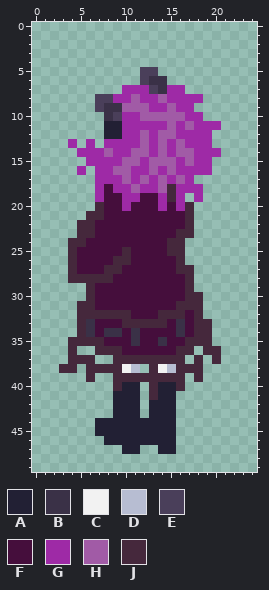
Two states of a pixel-art sprite, Images/sniperNW.png. This is how it looked before the edit.
The file is 75x150 pixels, drawn in blocks of 3x3; one block is one cell here.
Palette (. is transparent): A #222034  B #3a3147  C #f2f2f2  D #b7bdd2  E #4a3f5a  F #450e3c  G #9e2aa6  H #a15ba6  J #45283c
Pixels before, first column x 3:
 5 .........EE.......
 6 .........EBB......
 7 .......GGGEBGG....
 8 ....EEGGHGGHGGGG..
 9 ....EBBHHHGGHGG...
10 .....BEGGHHHHHGG..
11 .....AAGGGGGHGHGGG
12 .....AAGGHGHHGGGG.
13 .G.G.GGGGHGHGHGGG.
14 ..GGGHGGHHGHGHHGGG
15 ...GGGGHHGHHHGHGG.
16 ..G.GGHHGGHGHGGGG.
17 ....GGGHGHGHGHG...
18 ....GFGGHGGHJGGG..
19 ....GFFGGFFGJG.G..
20 ....JFFGFFFGFGJ...
21 ...JJFFFFFFFFFJ...
22 ..JJFFFFFFFFFFJ...
23 ..JJFFFFFFFFFJJ...
24 .JJFFFFFFFFFJJ....
25 .JFFFFFJFFFFJJ....
26 .JFFFFJJFFFFFJ....
27 .JFFFJJFFFFFFJJ...
28 .JJJJJFFFFFFFFJ...
29 ...JFFFFFFFFFFJ...
30 ...JFFFFFFFFFFJJ..
31 ..JJFFFFFFFFFJJJ..
32 ..JJJJJJFFFJJJFJ..
33 ..JBFFFJJJJJFBFJJ.
34 ..JBFBBFBFFFFBFJJ.
35 .JJJJFFFBFFBFFJJJ.
36 .J..JJJFFFFFFJJ.JJ
37 .JJJ..JJJJJJJJ.J.J
38 JJ.JJJJCD.JCDJJJ..
39 ...J..JJJJJJJJ.J..
40 ......JAA.JAAJ....
41 ......AAA.JAA.....
42 ......AAA.AAA.....
43 ......AAA.AAA.....
44 ....AAAAAAAAA.....
45 ....AAAAAAAAA.....
46 .....AAAAAAAA.....
47 .......AA..AA.....
And afterwards:
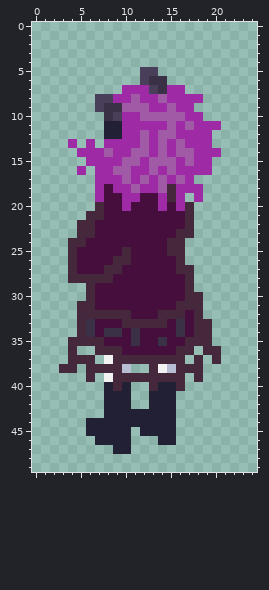
Changes in this commit:
There is now colour A in rows 40 to 42 at x 8; in row 43 at x 8 and 12; in rows 44 to 45 at x 6; in row 46 at x 7; in row 47 at x 9.
The edit turns colour J into colour A in row 41 at x 13.
There is now colour C in row 37 at x 8; in row 39 at x 8.
The edit turns colour C into colour D in row 38 at x 10.
Colour A is removed in rows 40 to 42 at x 11; in row 45 at x 11; in row 46 at x 11 to 13; in row 47 at x 11 and 14 to 15.
Colour D is removed in row 38 at x 11.
Pixel boxes of the changes (left, top, right, bottom) in both pictures:
changed: (86, 355, 176, 454)
